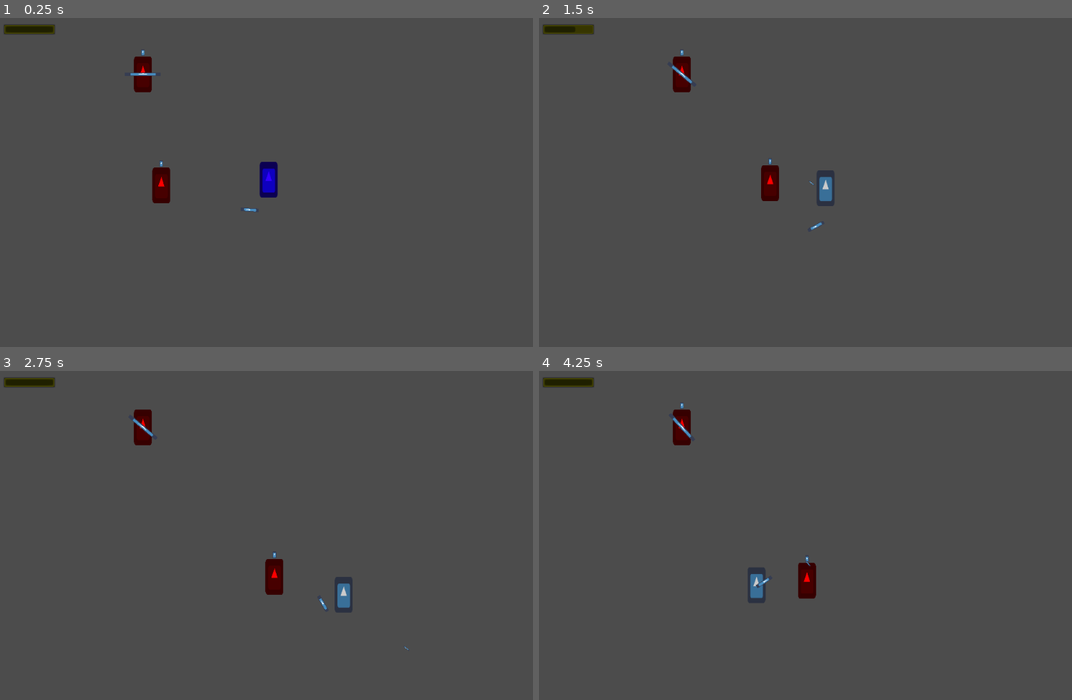
Above: before the commit, frames 1-4 (two rows, left to right).
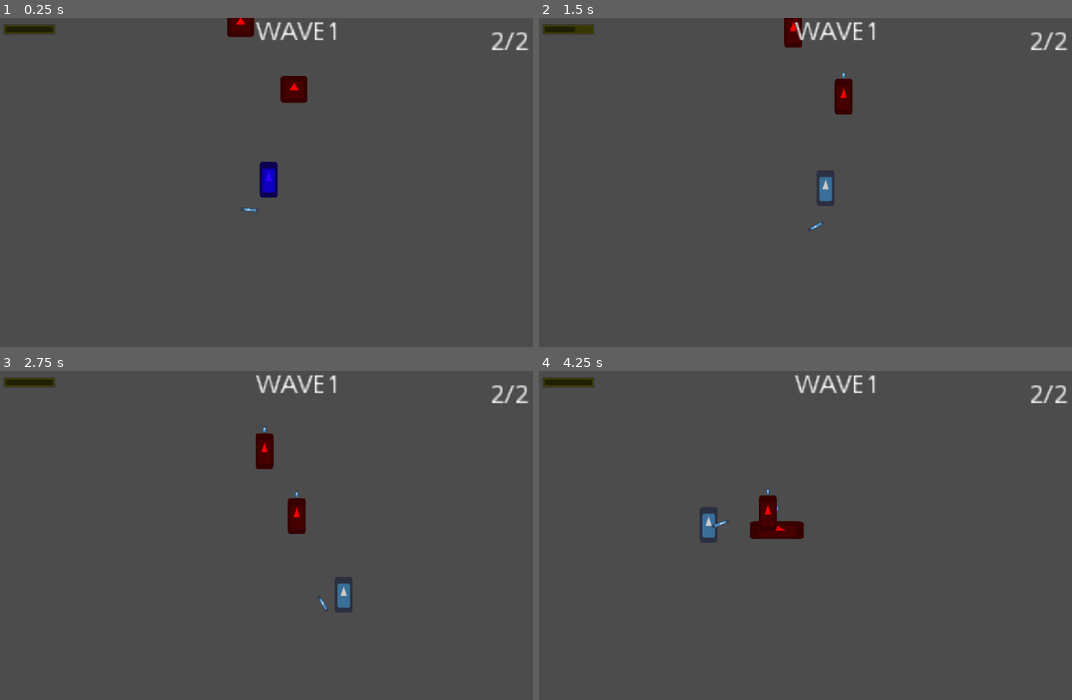
Above: after the commit, the same moments.

Repository: BielMaxBR/jam-do-renzk
Game: Godot game, scene res://scenes/Cenario/main.tscn
Same seed, same stepped clock (60 frames per second), same inputs: the game is played once before the commit and once after it. The engine's default icon, where the game draws it, is replaced by a stand-in: a white triangle on a blue panel in a dark square.
Inputs (mouse positions are in pixels of both pictures, inside the frame that each line leads up to):
- Up to frame 1 (0.25 s): no input
- Up to frame 2 (1.5 s): move the mouse to (949, 169) at 0.52 s; hold D (ui_right) 0.53-1.28 s; click (949, 169) at 0.6 s; move the mouse to (709, 202) at 1.27 s; hold S (ui_down) from 1.28 s (still down); right-click (709, 202) at 1.35 s
- Up to frame 3 (2.75 s): move the mouse to (346, 463) at 2.02 s; release S (ui_down) at 2.03 s; hold D (ui_right) from 2.03 s (still down); click (346, 463) at 2.1 s
- Up to frame 4 (4.25 s): move the mouse to (794, 604) at 2.77 s; release D (ui_right) at 2.78 s; hold W (ui_up) 2.78-3.53 s; right-click (794, 604) at 2.85 s; move the mouse to (997, 588) at 3.52 s; hold A (ui_left) from 3.53 s (still down); click (997, 588) at 3.6 s

The runs differ from the first frame. In frame 1, 2.0% of the frame differs, in the area x 24-100%, y 0-57%; in frame 2, 1.9%; in frame 3, 2.0%; in frame 4, 2.8%, in the area x 25-100%, y 1-71%.

Commit message:
waaaaves

Diff:
--- a/projeto do jogo da jam/scenes/Cenario/Node2D.tscn
+++ b/projeto do jogo da jam/scenes/Cenario/Node2D.tscn
@@ -1,7 +1,8 @@
 [gd_scene load_steps=3 format=2]
 
 [ext_resource path="res://scenes/player/player.tscn" type="PackedScene" id=1]
-[ext_resource path="res://scripts/main.gd" type="Script" id=2]
+[ext_resource path="res://scripts/cenario/main.gd" type="Script" id=2]
+
 
 [node name="Node2D" type="Node2D"]
 script = ExtResource( 2 )
--- a/projeto do jogo da jam/scenes/Cenario/main.tscn
+++ b/projeto do jogo da jam/scenes/Cenario/main.tscn
@@ -1,16 +1,13 @@
-[gd_scene load_steps=5 format=2]
+[gd_scene load_steps=3 format=2]
 
-[ext_resource path="res://scripts/main.gd" type="Script" id=1]
+[ext_resource path="res://scripts/cenario/main.gd" type="Script" id=1]
 [ext_resource path="res://scenes/player/player.tscn" type="PackedScene" id=2]
-[ext_resource path="res://scenes/inimigos/inimigo_melee_1.tscn" type="PackedScene" id=3]
-[ext_resource path="res://scenes/inimigos/inimigo_ranged_1.tscn" type="PackedScene" id=4]
 
 [node name="main" type="Node2D"]
 script = ExtResource( 1 )
 
 [node name="player" parent="." instance=ExtResource( 2 )]
 position = Vector2( 480, 322 )
-stamina = 3
 
 [node name="HUD" type="CanvasLayer" parent="."]
 
@@ -34,11 +31,49 @@
 "_edit_use_anchors_": false
 }
 
-[node name="inimigo_melee_1" parent="." instance=ExtResource( 3 )]
-position = Vector2( 263.221, 333.38 )
+[node name="Wave" type="Label" parent="HUD"]
+anchor_left = 0.447
+anchor_top = 0.007
+anchor_right = 0.578
+anchor_bottom = 0.084
+margin_left = 0.477203
+margin_top = 0.0426755
+margin_right = -93.6668
+margin_bottom = -32.1573
+rect_scale = Vector2( 3.34601, 3.28288 )
+__meta__ = {
+"_edit_use_anchors_": false
+}
 
-[node name="inimigo_ranged_1" parent="." instance=ExtResource( 4 )]
-position = Vector2( 255.253, 132.913 )
+[node name="InimigosSobram" type="Label" parent="HUD"]
+anchor_left = 0.854
+anchor_top = 0.036
+anchor_right = 0.985
+anchor_bottom = 0.113
+margin_left = 0.17926
+margin_top = -0.00441933
+margin_right = -93.9648
+margin_bottom = -32.2044
+rect_scale = Vector2( 3.34601, 3.28288 )
+__meta__ = {
+"_edit_use_anchors_": false
+}
+
+[node name="proximaFase" type="Label" parent="HUD"]
+visible = false
+anchor_left = 0.419
+anchor_top = 0.299
+anchor_right = 0.549
+anchor_bottom = 0.375
+margin_left = -79.5027
+margin_top = -28.6096
+margin_right = -113.623
+margin_bottom = -60.2096
+rect_scale = Vector2( 3.34601, 3.28288 )
+text = "PROXIMA FASE "
+__meta__ = {
+"_edit_use_anchors_": false
+}
 
 [node name="Area2D" type="Area2D" parent="."]
 collision_layer = 4
--- /dev/null
+++ b/projeto do jogo da jam/scenes/Cenario/spawner.tscn
@@ -0,0 +1,31 @@
+[gd_scene load_steps=4 format=2]
+
+[ext_resource path="res://scripts/cenario/spawner.gd" type="Script" id=1]
+[ext_resource path="res://sprites/icon.png" type="Texture" id=2]
+
+[sub_resource type="Animation" id=1]
+resource_name = "spawn"
+tracks/0/type = "value"
+tracks/0/path = NodePath("Sprite:scale")
+tracks/0/interp = 1
+tracks/0/loop_wrap = true
+tracks/0/imported = false
+tracks/0/enabled = true
+tracks/0/keys = {
+"times": PoolRealArray( 0, 1 ),
+"transitions": PoolRealArray( 1, 1 ),
+"update": 0,
+"values": [ Vector2( 1, 1 ), Vector2( 0, 0 ) ]
+}
+
+[node name="Spawner" type="Node2D"]
+script = ExtResource( 1 )
+
+[node name="Sprite" type="Sprite" parent="."]
+modulate = Color( 1, 0, 0, 1 )
+self_modulate = Color( 1, 0, 0, 1 )
+scale = Vector2( 1e-05, 1e-05 )
+texture = ExtResource( 2 )
+
+[node name="AnimationPlayer" type="AnimationPlayer" parent="."]
+anims/spawn = SubResource( 1 )
--- /dev/null
+++ b/projeto do jogo da jam/scripts/cenario/main.gd
@@ -0,0 +1,39 @@
+extends Node2D
+
+onready var spawner = preload("res://scenes/Cenario/spawner.tscn")
+onready var inimigoPreload = preload("res://scenes/inimigos/inimigo_melee_1.tscn")
+export var MaxOndas = 3
+export var MaxInimigos = 2
+var ondaAtual = 0
+var InimigosSobraram = MaxInimigos
+
+func _ready():
+	ProximaOnda()
+	pass
+
+func ProximaOnda():
+	ondaAtual += 1
+	if ondaAtual <= MaxOndas:
+		for i in MaxInimigos:
+			var spawn = spawner.instance()
+			var inimigo = inimigoPreload.instance()
+			inimigo.connect("morreu", self, "inimigo_morreu")
+			spawn.position  = Vector2(rand_range(10,1000),rand_range(10,550))
+			inimigo.position = spawn.position
+			spawn.inimigo = inimigo
+			add_child(spawn)
+		pass
+	else:
+		$HUD/proximaFase.visible = true
+		print("proxima fase")
+
+
+func _process(delta):
+	$HUD/ProgressBar.value = $player.stamina
+	$HUD/InimigosSobram.text = str(InimigosSobraram) + "/" + str(MaxInimigos)
+	$HUD/Wave.text = "WAVE" + str(ondaAtual)
+	if InimigosSobraram == 0:
+		InimigosSobraram = MaxInimigos
+		ProximaOnda()
+func inimigo_morreu():
+	InimigosSobraram -= 1
--- /dev/null
+++ b/projeto do jogo da jam/scripts/cenario/spawner.gd
@@ -0,0 +1,8 @@
+extends Node2D
+
+export onready var inimigo
+
+func _ready():
+	$AnimationPlayer.play("spawn")
+	yield($AnimationPlayer, "animation_finished")
+	self.get_parent().add_child(inimigo)
--- a/projeto do jogo da jam/scripts/inimigos/inimigo_melee_1.gd
+++ b/projeto do jogo da jam/scripts/inimigos/inimigo_melee_1.gd
@@ -6,6 +6,7 @@
 var cadencia_ataques = 1.0 #tempo entre cada ataque
 var dano = 10 #dano infligido por esse inimigo
 
+signal morreu
 
 func _ready():
 	$"area_ataque/CollisionShape2D".disabled = true
@@ -52,4 +53,5 @@
 
 func inimigo_morto(saude):
 	print("inimigo morto ", saude)
+	emit_signal("morreu")
 	self.queue_free()
--- a/projeto do jogo da jam/scripts/main.gd
+++ b/projeto do jogo da jam/scripts/main.gd
@@ -1,9 +1,9 @@
 extends Node2D
 
-
-# Declare member variables here. Examples:
-# var a = 2
-# var b = "text"
+export var MaxOndas = 3
+export var MaxInimigos = 2
+var ondaAtual = 0
+var InimigosSobraram = 0
 
 
 # Called when the node enters the scene tree for the first time.
Not shown: 6 places in projeto do jogo da jam/scenes/inimigos/inimigo_melee_1.tscn that only renumber resources
